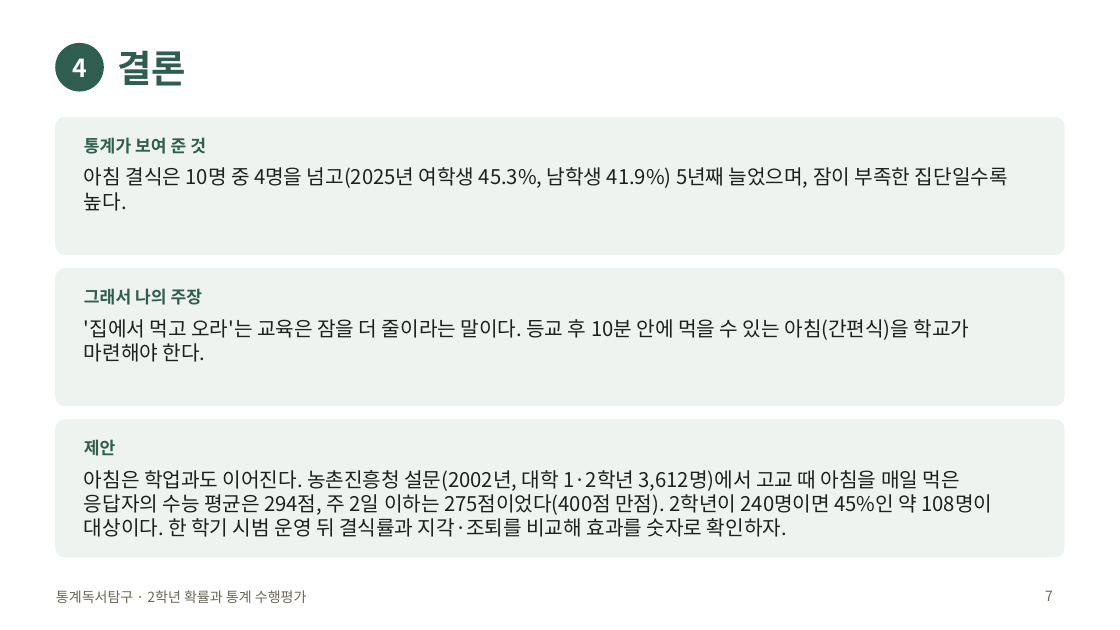
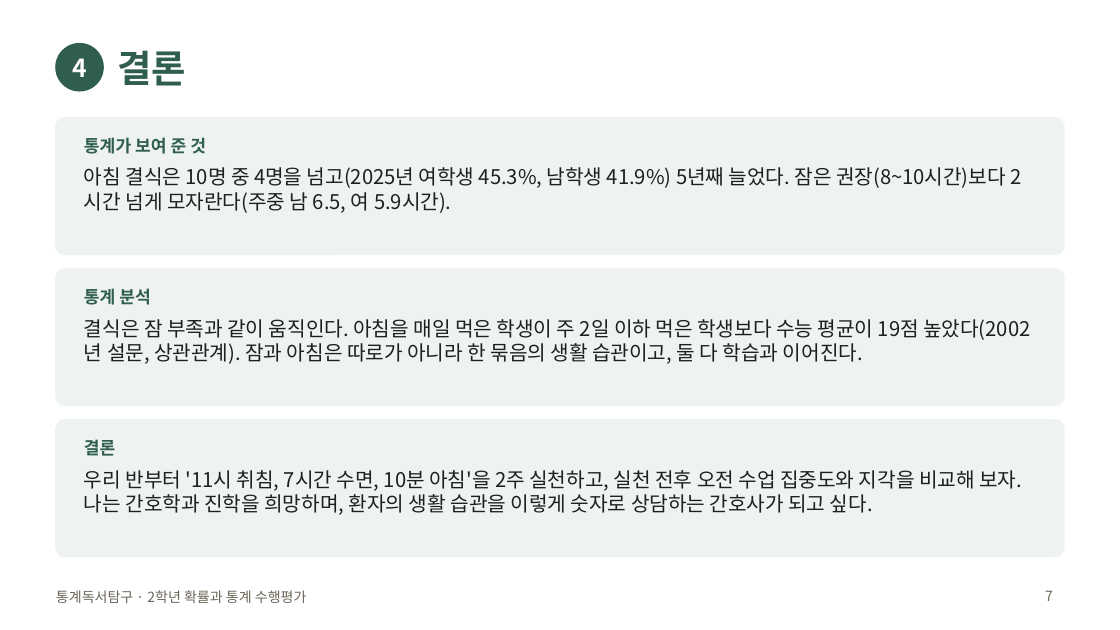
Before and after one commit to jaegeunsongsong/autobot, a slide deck: slide 7 of docs/2026-2학기-통계독서탐구-수행평가/발표예시-간호.pptx. Drawn at 1120x630 pixels with LibreOffice and Linux fonts; fonts in the diff are those of the drawing. Boxes give left, top, right and bottom in pixels: in the first picture for what was removed or moved away, otherwise in the second. Text is boxed around its words. In the diff, an @@ line names an element or a change of style, - is before the commit and + after.

```diff
--- a/docs/2026-2학기-통계독서탐구-수행평가/발표예시-간호.pptx
+++ b/docs/2026-2학기-통계독서탐구-수행평가/발표예시-간호.pptx
@@ text at box(84, 167, 1006, 213): text changed @@
-아침 결식은 10명 중 4명을 넘고(2025년 여학생 45.3%, 남학생 41.9%) 5년째 늘었으며, 잠이 부족한 집단일수록 높다.
+아침 결식은 10명 중 4명을 넘고(2025년 여학생 45.3%, 남학생 41.9%) 5년째 늘었다. 잠은 권장(8~10시간)보다 2시간 넘게 모자란다(주중 남 6.5, 여 5.9시간).
@@ text at box(84, 288, 151, 305): text changed @@
-그래서 나의 주장
+통계 분석
@@ text at box(84, 319, 1030, 364): text changed @@
-'집에서 먹고 오라'는 교육은 잠을 더 줄이라는 말이다. 등교 후 10분 안에 먹을 수 있는 아침(간편식)을 학교가 마련해야 한다.
+결식은 잠 부족과 같이 움직인다. 아침을 매일 먹은 학생이 주 2일 이하 먹은 학생보다 수능 평균이 19점 높았다(2002년 설문, 상관관계). 잠과 아침은 따로가 아니라 한 묶음의 생활 습관이고, 둘 다 학습과 이어진다.
@@ text at box(84, 439, 116, 456): text changed @@
-제안
+결론
@@ text at box(84, 470, 1022, 515): text changed @@
-아침은 학업과도 이어진다. 농촌진흥청 설문(2002년, 대학 1·2학년 3,612명)에서 고교 때 아침을 매일 먹은 응답자의 수능 평균은 294점, 주 2일 이하는 275점이었다(400점 만점). 2학년이 240명이면 45%인 약 108명이 대상이다. 한 학기 시범 운영 뒤 결식률과 지각·조퇴를 비교해 효과를 숫자로 확인하자.
+우리 반부터 '11시 취침, 7시간 수면, 10분 아침'을 2주 실천하고, 실천 전후 오전 수업 집중도와 지각을 비교해 보자. 나는 간호학과 진학을 희망하며, 환자의 생활 습관을 이렇게 숫자로 상담하는 간호사가 되고 싶다.
```
Also in this commit, not shown: 7 other slides changed, 13 other files.
